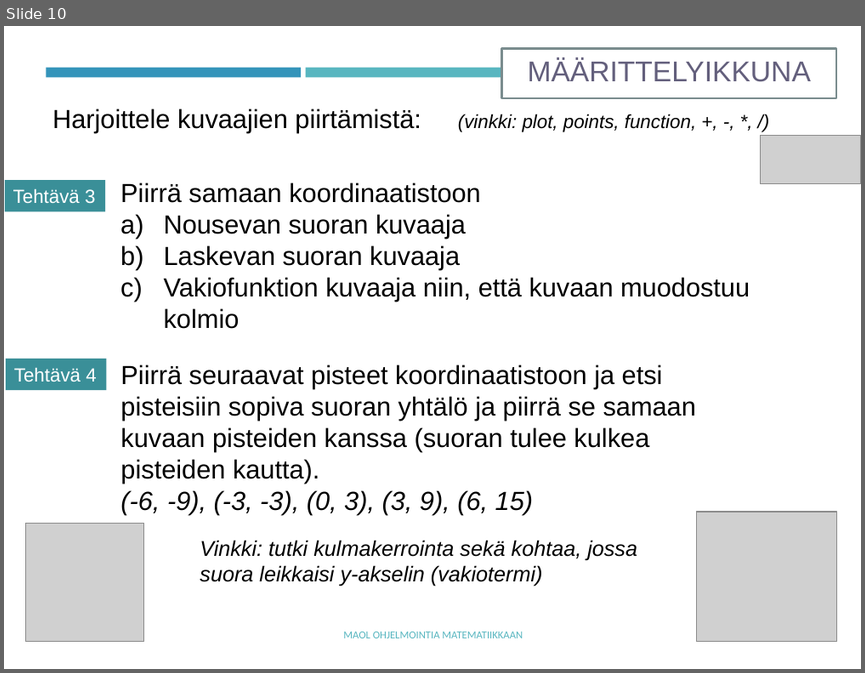
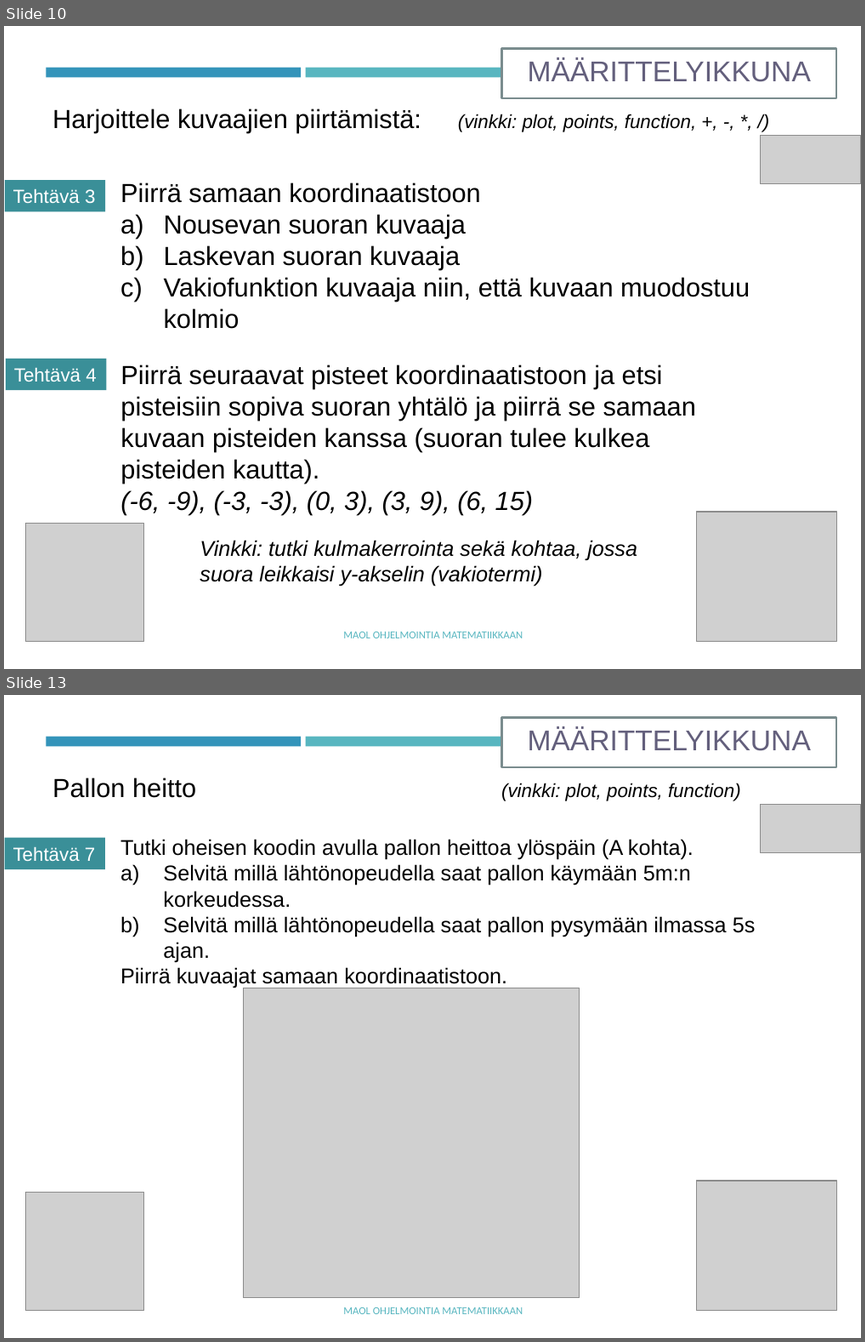
Before and after one commit to tyynetyyne/tyynetyyne.github.io, a slide deck: tehtavat/tiedostot/maol/power_point/Racket-MAOL-9-funktiot.pptx. Shown one above the other, each under a label of ours: slide 10 before the commit, slides 10 and 13 after it; the slides between them are not shown. The pictures are 865x673 and 865x1342 pixels, drawn with LibreOffice and Linux fonts; fonts in the diff are those of the drawing; grey boxes stand for pictures. Boxes give left, top, right and bottom in pixels: in the first picture for what was removed or moved away, otherwise in the second. Text is boxed around its words. In the diff, an @@ line names an element or a change of style, - is before the commit and + after.

Commit message:
Update to functions ppt

```diff
--- a/tehtavat/tiedostot/maol/power_point/Racket-MAOL-9-funktiot.pptx
+++ b/tehtavat/tiedostot/maol/power_point/Racket-MAOL-9-funktiot.pptx
@@ slide 13 added at [4,695,861,1338], background #FFFFFF; not listed: 2 template elements that a slide beside it also shows @@
@@ rectangle added at [502,717,836,767], fill #FFFFFF, outline #7A8C8E 1.75 pt, 24 pt, text #635F7C @@
+MÄÄRITTELYIKKUNA
@@ text added at [52,777,741,801], 16 pt, text #000000, italic @@
+Pallon heitto (vinkki: plot, points, function)
@@ picture added at [760,804,861,851] @@
@@ rectangle added at [5,837,105,869], fill #3A8F98, 16 pt, text #FFFFFF @@
+Tehtävä 7
@@ text added at [120,839,755,988], 18 pt, text #000000 @@
+Tutki oheisen koodin avulla pallon heittoa ylöspäin (A kohta).
+a) Selvitä millä lähtönopeudella saat pallon käymään 5m:n korkeudessa.
+b) Selvitä millä lähtönopeudella saat pallon pysymään ilmassa 5s ajan.
+Piirrä kuvaajat samaan koordinaatistoon.
@@ picture added at [243,988,579,1298] @@
@@ picture added at [26,1192,143,1310] @@
@@ picture added at [696,1181,837,1310] @@
@@ text added at [343,1307,522,1314], 9 pt, text #58B6C0 @@
+MAOL OHJELMOINTIA MATEMATIIKKAAN
```
Also in this commit, not shown: 1 slide changed, 3 other slides added.
